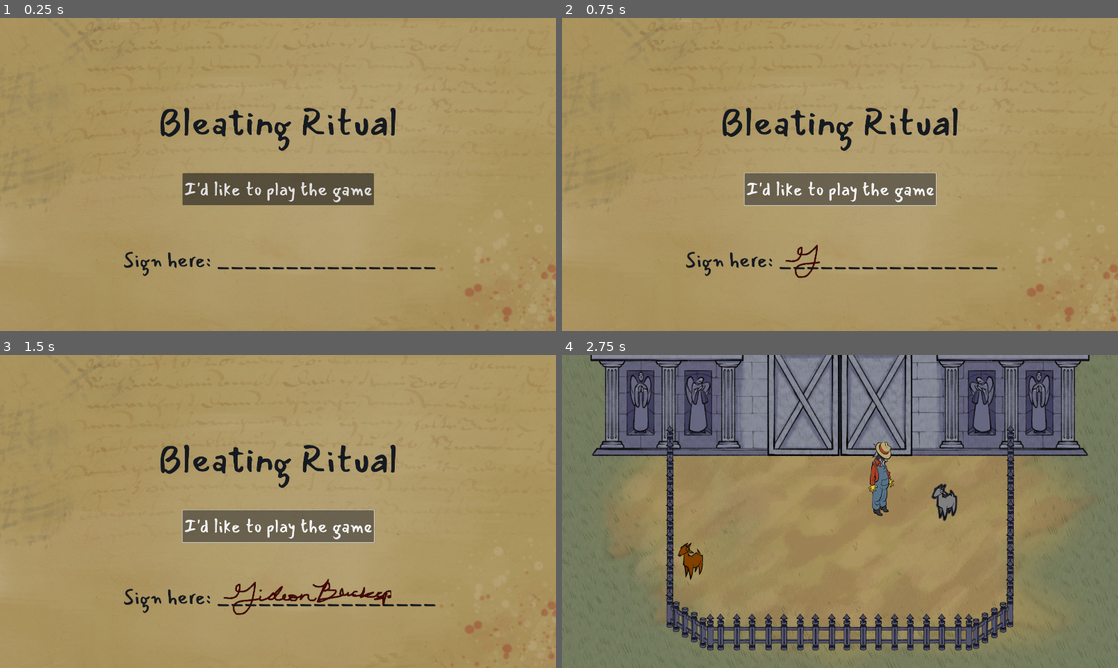
Above: before the commit, frames 1-4 (two rows, left to right).
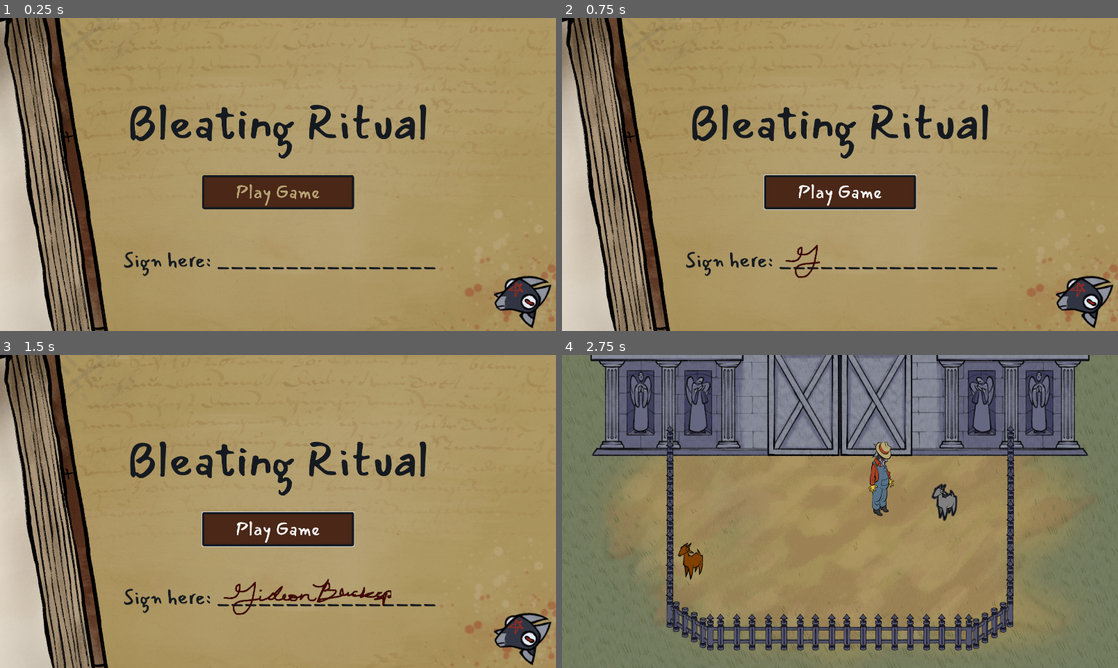
Above: after the commit, the same moments.

Repository: jadicodes/goat-game
Game: Godot game, scene res://ui/main_menu.tscn
Same seed, same stepped clock (60 frames per second), same inputs: the game is played once before the commit and once after it. This scene is started directly instead of the project's main scene.
Inputs (mouse positions are in pixels of both pictures, inside the frame that each line leads up to):
- Up to frame 1 (0.25 s): no input
- Up to frame 2 (0.75 s): click "I'd like to play the game" (after the commit: "Play Game") at 0.5 s
- Up to frame 3 (1.5 s): click "I'd like to play the game" (after the commit: "Play Game") at 1.25 s
- Up to frame 4 (2.75 s): tap E (interact) at 2 s; move the mouse to (962, 495) at 2.02 s; hold D (move_right) from 2.03 s (still down); hold E (interact) from 2.03 s (still down); click (962, 495) at 2.17 s

The runs differ from the first frame. In frame 1, 20% of the frame differs, in the area x 0-100%, y 0-100%; in frame 2, 20%; in frame 3, 20%; in frame 4, nothing differs.
Error in both runs: Cannot call method 'get_root' on a null value. (res://farm/farm.gd:29)

Commit message:
Stylize main menu

Diff:
--- a/project/ui/main_menu.tscn
+++ b/project/ui/main_menu.tscn
@@ -1,8 +1,22 @@
-[gd_scene load_steps=4 format=3 uid="uid://21d43vsb4724"]
+[gd_scene load_steps=7 format=3 uid="uid://21d43vsb4724"]
 
 [ext_resource type="Script" uid="uid://c58wnsrp3t043" path="res://ui/main_menu.gd" id="1_0dkrt"]
 [ext_resource type="Texture2D" uid="uid://b4uyopxxyjhwd" path="res://ui/signature.png" id="1_t7e0r"]
 [ext_resource type="Texture2D" uid="uid://boc5n068wb874" path="res://ui/background.png" id="2_wk0pr"]
+[ext_resource type="Texture2D" uid="uid://vpolblrotysm" path="res://ui/book.png" id="4_rmr83"]
+[ext_resource type="Texture2D" uid="uid://cbb7bcnqvs1nw" path="res://goat_favicon.png" id="5_8uxxo"]
+
+[sub_resource type="StyleBoxFlat" id="StyleBoxFlat_rmr83"]
+bg_color = Color(0.290196, 0.152941, 0.0901961, 1)
+border_width_left = 8
+border_width_top = 8
+border_width_right = 8
+border_width_bottom = 8
+border_color = Color(0.0823529, 0.101961, 0.12549, 1)
+corner_radius_top_left = 8
+corner_radius_top_right = 8
+corner_radius_bottom_right = 8
+corner_radius_bottom_left = 8
 
 [node name="MainMenu" type="Control"]
 layout_mode = 3
@@ -29,14 +43,14 @@
 anchor_top = 0.5
 anchor_right = 0.5
 anchor_bottom = 0.5
-offset_left = -413.5
-offset_top = -280.5
-offset_right = 413.5
-offset_bottom = -77.5
+offset_left = -485.0
+offset_top = -294.5
+offset_right = 485.0
+offset_bottom = -57.5
 grow_horizontal = 2
 grow_vertical = 2
 theme_override_colors/font_color = Color(0.0834225, 0.101563, 0.127389, 1)
-theme_override_font_sizes/font_size = 128
+theme_override_font_sizes/font_size = 161
 text = "Bleating Ritual"
 
 [node name="PlayButton" type="Button" parent="."]
@@ -46,14 +60,18 @@
 anchor_top = 0.5
 anchor_right = 0.5
 anchor_bottom = 0.5
-offset_left = -330.5
-offset_top = -4.0
-offset_right = 330.5
-offset_bottom = 106.0
+offset_left = -262.5
+offset_top = 2.0
+offset_right = 262.5
+offset_bottom = 120.0
 grow_horizontal = 2
 grow_vertical = 2
+theme_override_colors/font_color = Color(0.709804, 0.635294, 0.45098, 1)
 theme_override_font_sizes/font_size = 64
-text = "I'd like to play the game"
+theme_override_styles/hover = SubResource("StyleBoxFlat_rmr83")
+theme_override_styles/pressed = SubResource("StyleBoxFlat_rmr83")
+theme_override_styles/normal = SubResource("StyleBoxFlat_rmr83")
+text = "Play Game"
 
 [node name="Label2" type="Label" parent="."]
 layout_mode = 0
@@ -74,4 +92,15 @@
 offset_bottom = 935.0
 texture_progress = ExtResource("1_t7e0r")
 
+[node name="Book" type="Sprite2D" parent="."]
+position = Vector2(-162, 684)
+rotation = 2.98874
+texture = ExtResource("4_rmr83")
+
+[node name="GoatFavicon" type="Sprite2D" parent="."]
+position = Vector2(1803, 956)
+rotation = 0.49432
+scale = Vector2(-1.38973, 1.33446)
+texture = ExtResource("5_8uxxo")
+
 [connection signal="pressed" from="PlayButton" to="." method="_on_play_button_pressed"]
Not shown: 1 places in project/goat/goat.tscn that only renumber resources
Not shown: 1 places in project/shopper/shopper.tscn that only renumber resources
